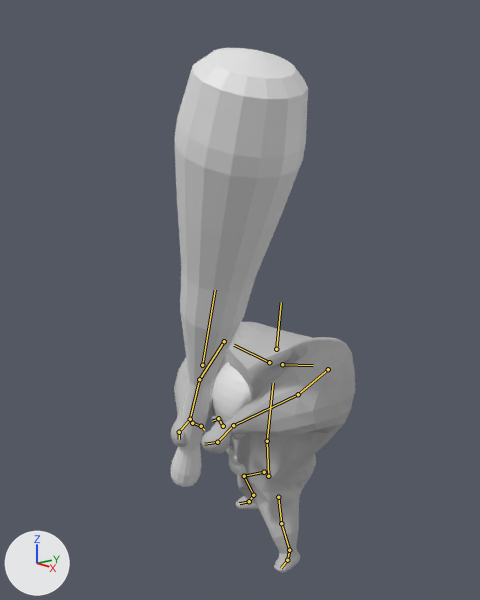
A saved change to the Blender file First3D/Assets/model/bigeyewithAUTOWeight.blend.
Before and after are seen from a 50 mm camera at (5.72, -5.14, 5.12) aimed at (0.26, -0.66, 3.32). The axes (+X, +Y, +Z) are drawn at lower left. The lights are the same throughout. Both versions are drawn at frame 11 of the action 'topAttackV2'; the numbers are the values there. The bones that bend it are drawn over the model as lines.
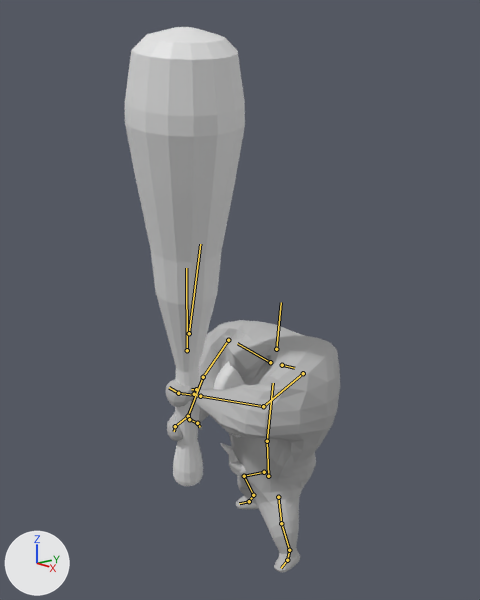
Boxes [x1, y1, x2, y2] around the edits, measured in the pictures (480 x 600 px):
'Sphere', posed (12% narrower): before [171, 48, 308, 487]; after [125, 27, 245, 486]
'Cube', posed: before [171, 322, 355, 573]; after [166, 320, 340, 573]
bone 'Shoulder.L', root to tip: before (282, 364) to (313, 365); after (282, 365) to (294, 368)
bone 'Arm 01.L', root to tip: before (328, 369) to (298, 394); after (303, 373) to (263, 406)
bone 'Arm 02.L', root to tip: before (298, 394) to (233, 425); after (263, 406) to (200, 396)
bone 'Shoulder.R', root to tip: before (269, 362) to (234, 345); after (270, 362) to (237, 343)
bone 'Hand.R', root to tip: before (190, 419) to (179, 432); after (188, 416) to (175, 426)

Patch to the scene script:
```diff
--- a/First3D/Assets/model/bigeyewithAUTOWeight.blend.py
+++ b/First3D/Assets/model/bigeyewithAUTOWeight.blend.py
@@ bone_shoulder_l @@
 bone_shoulder_l = bpy.data.objects['Armature'].pose.bones['Shoulder.L']  # child of 'Body Mid'
-bone_shoulder_l.location = (-0.16, -0.04, 0.11)
-bone_shoulder_l.rotation_quaternion = (0.95, 0.166, 0.062, 0.15)  # degrees (20, 4, 19)
+bone_shoulder_l.location = (-0.13, -0.03, 0.11)
+bone_shoulder_l.rotation_quaternion = (0.963, 0.16, 0.04, -0.037)  # degrees (19, 5, -4)
@@ bone_arm_01_l @@
 bone_arm_01_l = bpy.data.objects['Armature'].pose.bones['Arm 01.L']  # child of 'Shoulder.L'
-bone_arm_01_l.rotation_quaternion = (0.796, -0.154, -0.02, -0.586)  # degrees (-13, -12, -71)
+bone_arm_01_l.rotation_quaternion = (0.8, -0.269, 0.042, -0.537)  # degrees (-29, -13, -64)
@@ bone_arm_02_l @@
 bone_arm_02_l = bpy.data.objects['Armature'].pose.bones['Arm 02.L']  # child of 'Arm 01.L'
-bone_arm_02_l.rotation_quaternion = (0.862, -0.183, 0.176, -0.428)  # degrees (-28, 9, -55)
+bone_arm_02_l.rotation_quaternion = (0.732, 0.284, 0.429, -0.437)  # degrees (5, 62, -59)
@@ bone_shoulder_r @@
 bone_shoulder_r = bpy.data.objects['Armature'].pose.bones['Shoulder.R']  # child of 'Body Mid'
-bone_shoulder_r.location = (-0.07, 0.01, -0.02)
-bone_shoulder_r.rotation_quaternion = (0.942, 0.069, 0.074, 0.311)  # degrees (10, 6, 37)
+bone_shoulder_r.location = (-0.04, 0.02, -0.02)
+bone_shoulder_r.rotation_quaternion = (0.954, 0.077, 0.072, 0.268)  # degrees (11, 6, 32)
@@ bone_hand_r @@
 bone_hand_r = bpy.data.objects['Armature'].pose.bones['Hand.R']  # child of 'Arm 02.R'
-bone_hand_r.rotation_quaternion = (0.995, 0.058, 0.022, -0.071)  # degrees (6, 3, -8)
+bone_hand_r.rotation_quaternion = (0.992, 0.07, 0.095, -0.028)  # degrees (8, 11, -2)
```
